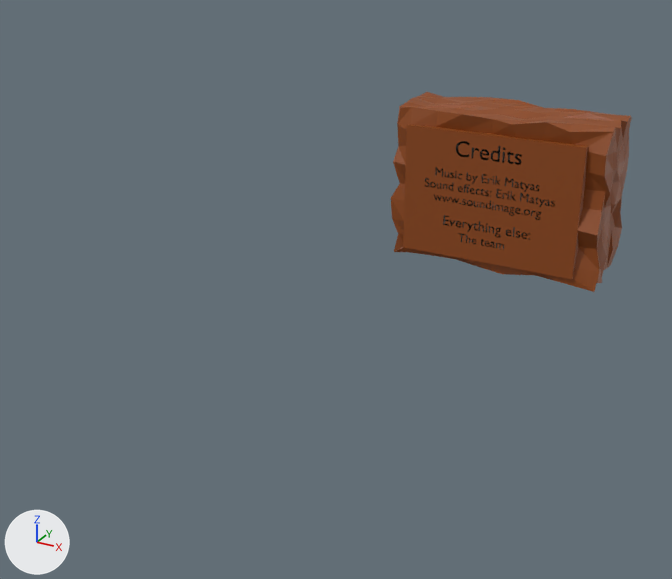
What one commit did to the Blender file Memory Lane/Assets/Models/Credits.blend.
Rendered twice from a camera (50 mm lens) standing at (36.8, -63.2, 29.2) and looking at (0.5, 2.7, -3.8). Lighting does not change. The marker at lower left points along +X, +Y and +Z.
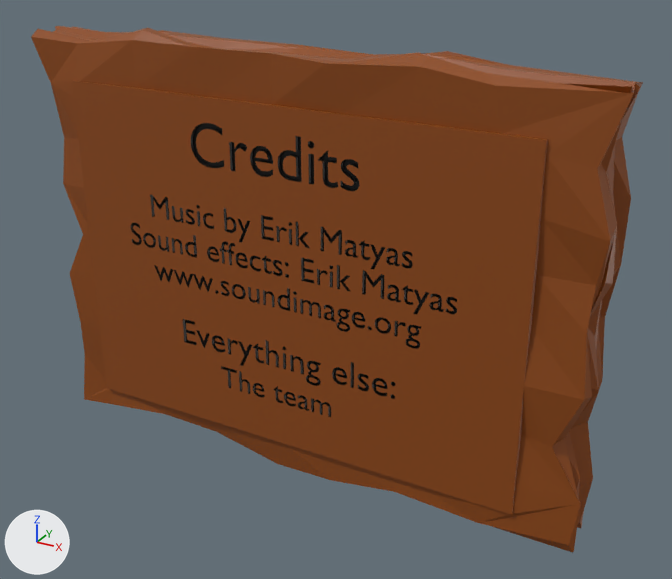
Boxes (x1, y1, x2, y2) around the edits, measured in the pictures (672 x 579 px; the box of a moved part takes in the faces that stretch with it):
'Cube.001', reshaped, moved (153% wider, 163% taller): before (391, 92, 632, 292); after (31, 26, 643, 553)
part 1 of me_cube_002, moved or reshaped: before (403, 125, 589, 279); after (72, 81, 548, 515)
part 2 of me_cube_002, moved or reshaped: before (391, 92, 632, 292); after (31, 26, 643, 553)

The edits, one by one:
me_cube_002 is used by ob_cube_001; location (10.46, 4.76, 2.98).
me_cube_002 had 14188 vertices, 13995 faces and spanned x -4.7..12.6, y -2.6..4.7, z -2.3..10.2.
me_cube_002 now has 14188 vertices, 13995 faces and spans x -26.9..24.8, y -3.2..2.7, z -20.5..18.0.
me_cube_002 part 1: the loose piece of 13847 vertices spanning x -3.4..10.7, y -2.5..-1.8, z -1.4..8.8 is scaled about its middle by (3, 0.739, 3), then moved by (-5.1, -0.5, -5.7).
me_cube_002 part 2: 341 of 14188 vertices moved; they spanned x -4.7..12.6, y -2.6..4.7, z -2.3..10.2 and now span x -26.9..24.8, y -3.2..2.7, z -20.5..18.0; mean shift (-5.4, -1.3, -5.2); largest move (-4.2, 2.2, -2.1) -> (-25.7, 0.4, -19.7).
Object 'Cube.001' (ob_cube_001) moves from (10.46, 4.76, 2.98) to (0.0, 0.0, 0.0).
